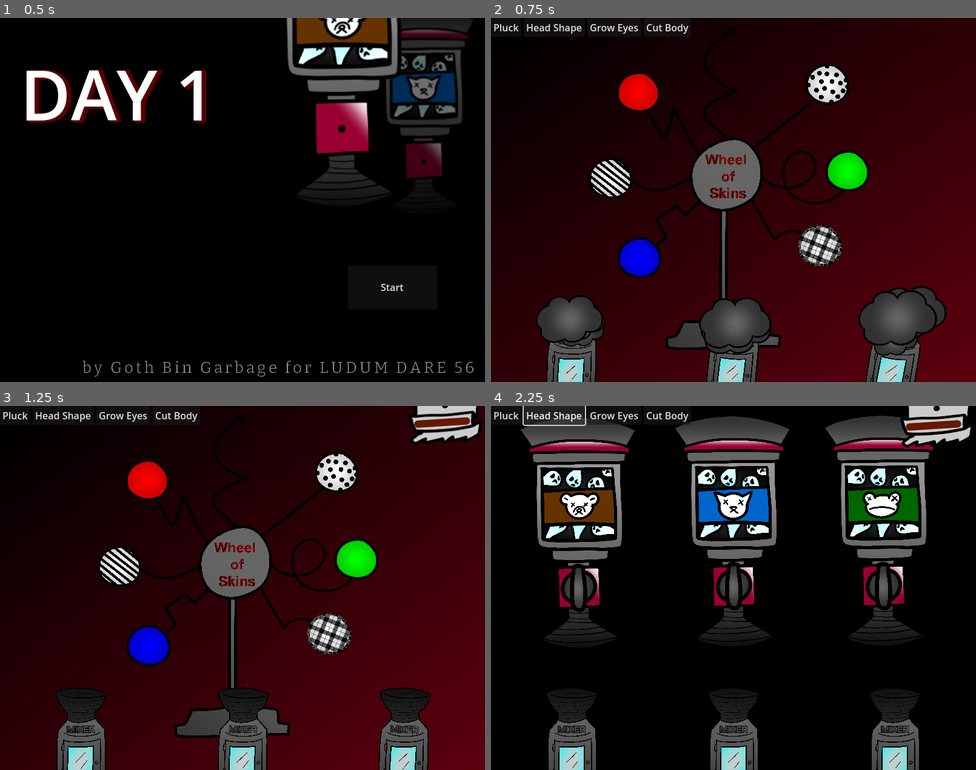
Above: before the commit, frames 1-4 (two rows, left to right).
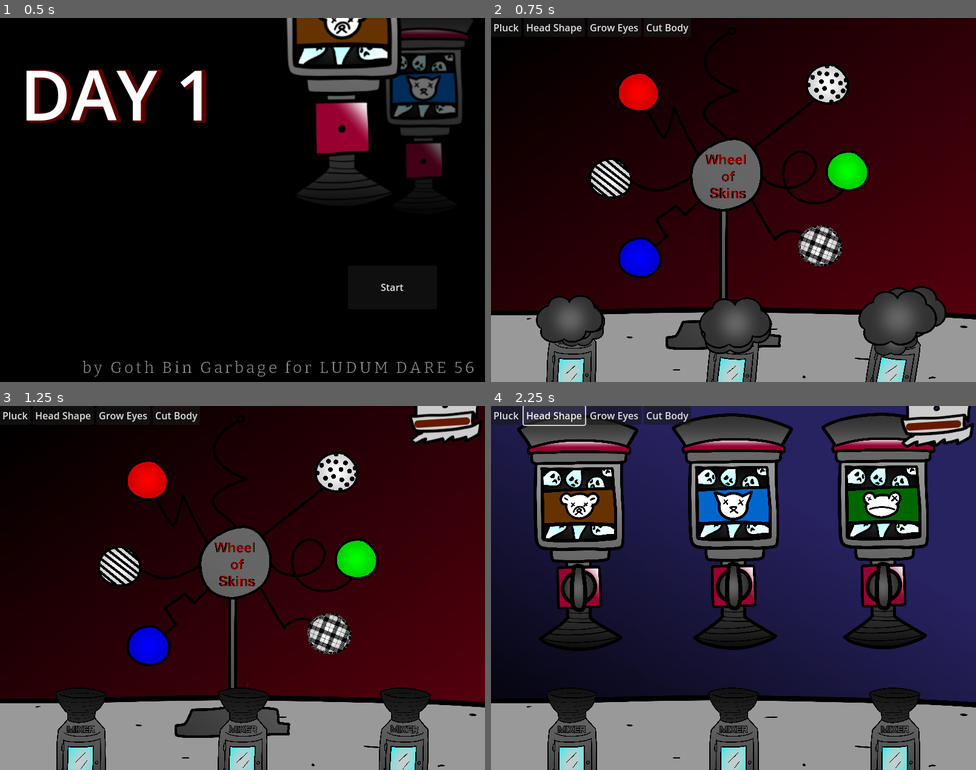
Above: after the commit, the same moments.

Repository: Goth-Bin-Garbage/build_a_dready_bear.swf
Game: Godot game, scene res://main.tscn
Two runs of this game, one before a commit and one after it. Both use one fixed random seed, a clock stepped at 60 frames per second and the inputs below.
Inputs:
- Up to frame 1 (0.5 s): no input
- Up to frame 2 (0.75 s): click "Start" at 0.5 s
- Up to frame 3 (1.25 s): no input
- Up to frame 4 (2.25 s): click "Pluck" at 1.25 s; click "Head Shape" at 2 s

Frame 1 is identical in both runs. In frame 2, 12% of the frame differs, in the area x 0-100%, y 79-100%; in frame 3, 13%; in frame 4, 61%, in the area x 0-100%, y 0-100%.

Commit message:
Reapply "Merge branch 'main' of https://github.com/Goth-Bin-Garbage/LD56"
This reverts commit e1ecb58bb9f4ccc1649fc4158d5624a05a0b934f.

Diff:
--- a/global.gd
+++ b/global.gd
@@ -1,6 +1,8 @@
 extends Node
 
 @onready var main : Node2D = get_tree().get_root().get_node("Main")
+@onready var plant_wait_times : Dictionary = { "Plant_A1": 0, "Plant_A2": 0, "Plant_A3": 0, "Plant_A4": 0,
+"Plant_B1": 0, "Plant_B2": 0, "Plant_B3": 0, "Plant_B4": 0, }
 
 # day 0 = tutorial, day = 1 true game
 var day : int = 0
--- a/stations/EyeStation.tscn
+++ b/stations/EyeStation.tscn
@@ -1,5 +1,6 @@
-[gd_scene load_steps=6 format=3 uid="uid://j6lysevhmgpd"]
+[gd_scene load_steps=8 format=3 uid="uid://j6lysevhmgpd"]
 
+[ext_resource type="Texture2D" uid="uid://cqjox7e1o3hqt" path="res://sprites/desk.png" id="1_h7ri4"]
 [ext_resource type="PackedScene" uid="uid://d44tf5ky4x23" path="res://music.tscn" id="1_u72si"]
 [ext_resource type="Texture2D" uid="uid://camy5w6j8pap8" path="res://sprites/spr_grow_eyes_placeholder.png" id="2_1llut"]
 [ext_resource type="PackedScene" path="res://stations/station_elements/EyePlantPlot.tscn" id="3_f720y"]
@@ -20,7 +21,21 @@
 offset_bottom = 600.0
 texture = SubResource("GradientTexture2D_dmpsi")
 
+[node name="Sprite2D" type="Sprite2D" parent="TextureRect"]
+position = Vector2(400, 476)
+scale = Vector2(0.38, 0.38)
+texture = ExtResource("1_h7ri4")
+
 [node name="Music" parent="." instance=ExtResource("1_u72si")]
+
+[node name="EyePacket" parent="." instance=ExtResource("3_l3hae")]
+position = Vector2(673, 185)
+sprite_path = "res://sprites/eyezaleapack.png"
+
+[node name="EyeSeedPacket" parent="." instance=ExtResource("3_l3hae")]
+position = Vector2(704, 358)
+sprite_path = "res://sprites/button_buds.png"
+eye_type = 2
 
 [node name="PlaceholderSprite" type="Sprite2D" parent="."]
 position = Vector2(319, 370)
--- a/stations/FabricStation.tscn
+++ b/stations/FabricStation.tscn
@@ -1,10 +1,11 @@
-[gd_scene load_steps=8 format=3 uid="uid://ddpwu6b6abc83"]
+[gd_scene load_steps=9 format=3 uid="uid://ddpwu6b6abc83"]
 
 [ext_resource type="Script" path="res://stations/fabric_station.gd" id="1_m74u4"]
 [ext_resource type="PackedScene" uid="uid://c8rq8ff8w1aco" path="res://stations/station_elements/FabricBalls.tscn" id="2_e2f0m"]
 [ext_resource type="PackedScene" uid="uid://d44tf5ky4x23" path="res://music.tscn" id="2_kal57"]
 [ext_resource type="Texture2D" uid="uid://c6s8r0jqaup1d" path="res://sprites/picker.png" id="2_l17j0"]
 [ext_resource type="AudioStream" uid="uid://r4ep63wgsq6g" path="res://audio/music/fabric.mp3" id="3_siuee"]
+[ext_resource type="Texture2D" uid="uid://cqjox7e1o3hqt" path="res://sprites/desk.png" id="4_dp6w4"]
 
 [sub_resource type="Gradient" id="Gradient_3thn6"]
 colors = PackedColorArray(0, 0, 0, 1, 0.362559, 0, 0.0567371, 1)
@@ -24,6 +25,11 @@
 offset_right = 800.0
 offset_bottom = 603.0
 texture = SubResource("GradientTexture2D_8mhx5")
+
+[node name="Sprite2D" type="Sprite2D" parent="."]
+position = Vector2(400, 589)
+scale = Vector2(0.22, 0.22)
+texture = ExtResource("4_dp6w4")
 
 [node name="Background" type="Sprite2D" parent="."]
 position = Vector2(390, 281)
--- a/stations/HeadStation.tscn
+++ b/stations/HeadStation.tscn
@@ -1,15 +1,34 @@
-[gd_scene load_steps=8 format=3 uid="uid://tei5rxtfxt5g"]
+[gd_scene load_steps=11 format=3 uid="uid://tei5rxtfxt5g"]
 
 [ext_resource type="Script" path="res://stations/head_station.gd" id="1_75abx"]
 [ext_resource type="PackedScene" uid="uid://d44tf5ky4x23" path="res://music.tscn" id="1_phd72"]
+[ext_resource type="Texture2D" uid="uid://cqjox7e1o3hqt" path="res://sprites/desk.png" id="2_rgv0y"]
 [ext_resource type="PackedScene" uid="uid://dvviil6oqj26s" path="res://stations/station_elements/HeadDials.tscn" id="3_2khno"]
 [ext_resource type="AudioStream" uid="uid://bw1h4qo04pibi" path="res://audio/music/heads2.mp3" id="3_onq18"]
 [ext_resource type="Texture2D" uid="uid://bgpd3ovgroneq" path="res://sprites/machine3.png" id="4_pcjpq"]
 [ext_resource type="Texture2D" uid="uid://bu2sj2orkqff5" path="res://sprites/machine1.png" id="5_baueu"]
 [ext_resource type="Texture2D" uid="uid://s6np2sykew5q" path="res://sprites/machine2.png" id="6_q4psc"]
 
+[sub_resource type="Gradient" id="Gradient_3thn6"]
+colors = PackedColorArray(0, 0, 0, 1, 0.155567, 0.135679, 0.379637, 1)
+
+[sub_resource type="GradientTexture2D" id="GradientTexture2D_23pvx"]
+gradient = SubResource("Gradient_3thn6")
+fill_from = Vector2(0, 1)
+fill_to = Vector2(0.59633, 0.233945)
+
 [node name="HeadStation" type="Node2D"]
 script = ExtResource("1_75abx")
+
+[node name="TextureRect" type="TextureRect" parent="."]
+offset_right = 800.0
+offset_bottom = 603.0
+texture = SubResource("GradientTexture2D_23pvx")
+
+[node name="Sprite2D" type="Sprite2D" parent="."]
+position = Vector2(400, 589)
+scale = Vector2(0.22, 0.22)
+texture = ExtResource("2_rgv0y")
 
 [node name="Music" parent="." instance=ExtResource("1_phd72")]
 stream = ExtResource("3_onq18")
--- a/stations/station_elements/EyePlants.tscn
+++ b/stations/station_elements/EyePlants.tscn
@@ -1,21 +1,24 @@
-[gd_scene load_steps=3 format=3 uid="uid://bmf7ddqcy4ypm"]
+[gd_scene load_steps=4 format=3 uid="uid://bmf7ddqcy4ypm"]
 
 [ext_resource type="Script" path="res://stations/station_elements/eye_plants.gd" id="1_28m8h"]
 [ext_resource type="PackedScene" uid="uid://eal8jub5jf6d" path="res://stations/station_elements/Eyes.tscn" id="2_1l3y3"]
+[ext_resource type="Texture2D" uid="uid://c4bavuspw8o35" path="res://sprites/stem.png" id="3_ui0j1"]
 
 [node name="EyePlants" type="Node2D"]
 script = ExtResource("1_28m8h")
 
-[node name="AnimatedSprite2D" type="AnimatedSprite2D" parent="."]
+[node name="Sprite2D" type="Sprite2D" parent="."]
+position = Vector2(19, -118)
+scale = Vector2(0.2, 0.2)
+texture = ExtResource("3_ui0j1")
 
 [node name="Eyes" parent="." instance=ExtResource("2_1l3y3")]
+position = Vector2(-2.99999, -234)
+rotation = 1.5708
+scale = Vector2(0.8, 0.8)
 
 [node name="Timer" type="Timer" parent="."]
 wait_time = 20.0
 one_shot = true
 
-[node name="EyezaleaMarker" type="Marker2D" parent="."]
-
-[node name="ButtonbudMarker" type="Marker2D" parent="."]
-
 [connection signal="timeout" from="Timer" to="." method="_on_timer_timeout"]
--- a/stations/station_elements/EyeSeedPacket.tscn
+++ b/stations/station_elements/EyeSeedPacket.tscn
@@ -1,22 +1,29 @@
-[gd_scene load_steps=4 format=3 uid="uid://cubmx3r8jvxsr"]
+[gd_scene load_steps=5 format=3 uid="uid://cubmx3r8jvxsr"]
 
 [ext_resource type="Script" path="res://stations/station_elements/eye_seed_packet.gd" id="1_fyiat"]
+[ext_resource type="Texture2D" uid="uid://cgcl5wo3i6oom" path="res://sprites/eyezaleapack.png" id="2_1grtd"]
 
 [sub_resource type="RectangleShape2D" id="RectangleShape2D_3f550"]
+size = Vector2(101, 125)
 
 [sub_resource type="CircleShape2D" id="CircleShape2D_ttfm8"]
+radius = 22.0907
 
 [node name="EyeSeedPacket" type="Node2D"]
 script = ExtResource("1_fyiat")
 
 [node name="Sprite2D" type="Sprite2D" parent="."]
+scale = Vector2(0.2, 0.2)
+texture = ExtResource("2_1grtd")
 
 [node name="Area2D" type="Area2D" parent="."]
 
 [node name="CollisionShape2D" type="CollisionShape2D" parent="Area2D"]
+position = Vector2(5.5, 9.5)
 shape = SubResource("RectangleShape2D_3f550")
 
 [node name="DropCollision" type="Area2D" parent="."]
+position = Vector2(-34, -45)
 collision_layer = 2
 collision_mask = 2
 
--- a/stations/station_elements/Eyes.tscn
+++ b/stations/station_elements/Eyes.tscn
@@ -1,15 +1,21 @@
-[gd_scene load_steps=3 format=3 uid="uid://eal8jub5jf6d"]
+[gd_scene load_steps=4 format=3 uid="uid://eal8jub5jf6d"]
 
 [ext_resource type="Script" path="res://stations/station_elements/eyes.gd" id="1_81wgs"]
+[ext_resource type="Texture2D" uid="uid://beehstflbiknq" path="res://sprites/bud.png" id="2_20hvc"]
 
 [sub_resource type="CircleShape2D" id="CircleShape2D_tb0k1"]
+radius = 41.1096
 
 [node name="Eyes" type="Node2D"]
 script = ExtResource("1_81wgs")
 
 [node name="Sprite2D" type="Sprite2D" parent="."]
+position = Vector2(0, -31.2)
+scale = Vector2(0.2, 0.2)
+texture = ExtResource("2_20hvc")
 
 [node name="Area2D" type="Area2D" parent="."]
+position = Vector2(0, -31.2)
 
 [node name="CollisionShape2D" type="CollisionShape2D" parent="Area2D"]
 shape = SubResource("CircleShape2D_tb0k1")
--- a/stations/station_elements/eye_plants.gd
+++ b/stations/station_elements/eye_plants.gd
@@ -8,29 +8,20 @@
 # Called when the node enters the scene tree for the first time.
 func _ready():
 	$Timer.start()
-	clickable_eye.visible = false
 
 	if plant_type == GameData.DollEyes.EYEZALEA:
-		plant_sprite.play("Eyezalea")
-		clickable_eye.sprite_path = "res://sprites/eyezalea.png"
-		clickable_eye.position = $EyezaleaMarker.position
+		clickable_eye.sprite_path = "res://sprites/eye_seed.png"
 	if plant_type == GameData.DollEyes.BUTTONS:
-		plant_sprite.play("Buttonbud")
-		clickable_eye.sprite_path = "res://sprites/buttonbuds.png"
-		clickable_eye.position = $ButtonbudMarker.position
-
-	plant_sprite.frame = 0
-	plant_sprite.pause()
+		clickable_eye.sprite_path = "res://sprites/button_seed.png"
 
 # Called every frame. 'delta' is the elapsed time since the previous frame.
 func _process(delta):
 	var time_spent = 20 - $Timer.time_left
 	var time_fraction = time_spent / 20.0
 
-	if time_fraction == (1/2):
-		plant_sprite.frame = 1
-	if time_fraction == (3/4):
-		plant_sprite.frame = 2
+	Global.plant_wait_times[self.name] = $Timer.wait_time
+
+	clickable_eye.rotate((PI / 2) - ((PI / 2) * time_fraction))
 
 	if clickable_eye.global_position.y <= 680:
 		self.queue_free()
--- a/stations/station_elements/eye_seed_packet.gd
+++ b/stations/station_elements/eye_seed_packet.gd
@@ -17,7 +17,7 @@
 func _process(delta):
 	if Input.is_action_just_pressed("left_mouse_click"):
 		offset = get_global_mouse_position() - global_position
-		self.rotate(PI / 4)
+		self.rotate(-PI / 4)
 
 		if Input.is_action_pressed("left_mouse_click"):
 			global_position = get_global_mouse_position() - offset
--- a/stations/station_elements/eyes.gd
+++ b/stations/station_elements/eyes.gd
@@ -1,6 +1,7 @@
 extends Node2D
 
-@export var sprite_path : String = "res://sprites/eyezalea.png"
+@export var sprite_path : String = "res://sprites/eye_seed.png"
+@export var eye_type : GameData.DollEyes = GameData.DollEyes.EYEZALEA
 
 @onready var clickable : bool = false
 @onready var mouse_on : bool = false
@@ -14,8 +15,9 @@
 
 # Called every frame. 'delta' is the elapsed time since the previous frame.
 func _process(delta):
-	if visible:
+	if clickable:
 		$Sprite2D.texture = load(sprite_path)
+
 	if plucked && !clicked_on:
 		self.position.y += 0.1
 
Binary file added: sprites/bud.png
Not shown, added: sprites/bud.png.import
Binary file added: sprites/button_buds.png
Not shown, added: sprites/button_buds.png.import
Binary file added: sprites/button_seed.png
Not shown, added: sprites/button_seed.png.import
Binary file added: sprites/desk.png
Not shown, added: sprites/desk.png.import
Binary file added: sprites/dirt.png
Not shown, added: sprites/dirt.png.import
Binary file added: sprites/eye_seed.png
Not shown, added: sprites/eye_seed.png.import
(and 4 more such lines)
